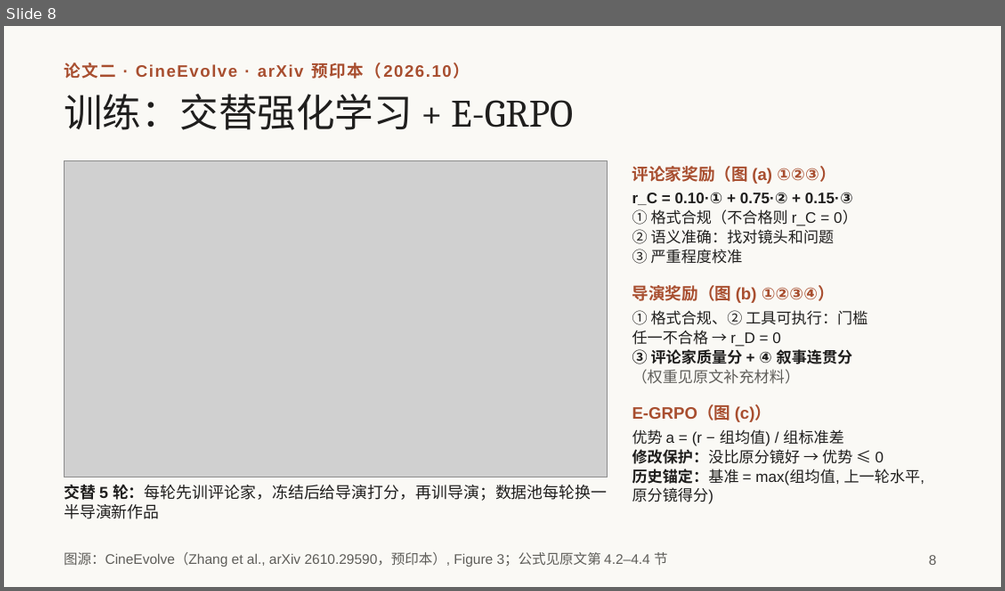
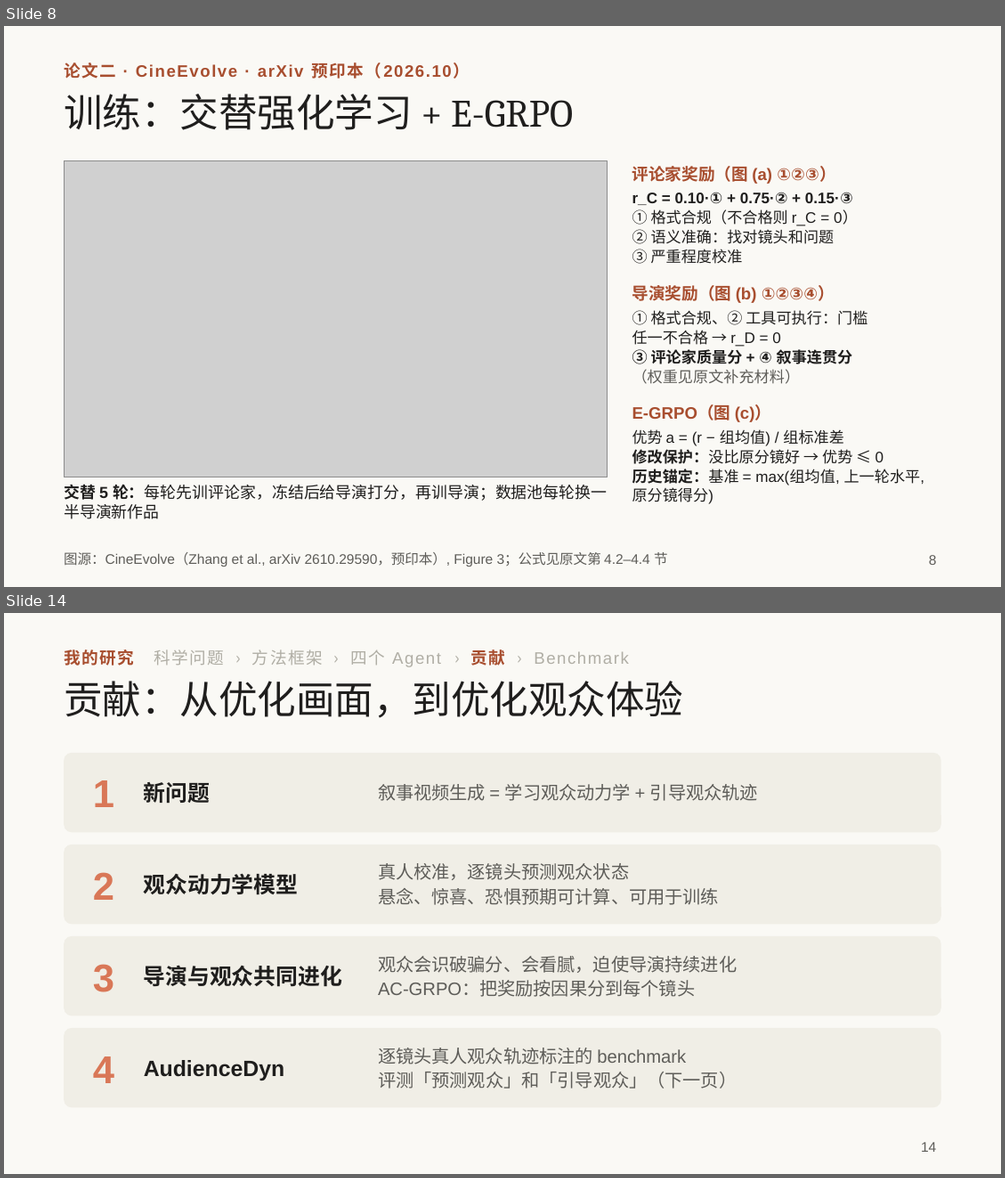
Before and after one commit to irving-2222/ICML, a slide deck: talk/研究分享_从多智能体协作到自进化.pptx. Shown one above the other, each under a label of ours: slide 8 before the commit, slides 8 and 14 after it; the slides between them are not shown. The pictures are 1005x591 and 1005x1178 pixels, drawn with LibreOffice and Linux fonts; fonts in the diff are those of the drawing; grey boxes stand for pictures. Boxes give left, top, right and bottom in pixels: in the first picture for what was removed or moved away, otherwise in the second. Text is boxed around its words. In the diff, an @@ line names an element or a change of style, - is before the commit and + after.

```diff
--- a/talk/研究分享_从多智能体协作到自进化.pptx
+++ b/talk/研究分享_从多智能体协作到自进化.pptx
@@ slide 14 added at (x1=4, y1=613, x2=1001, y2=1174), background #FAF9F5 @@
@@ text added at (x1=64, y1=649, x2=629, y2=667), 12 pt, text #B0AEA5 @@
+我的研究 科学问题 › 方法框架 › 四个 Agent › 贡献 › Benchmark
@@ title added at (x1=64, y1=681, x2=683, y2=718), 28 pt, text #1F1E1D @@
+贡献：从优化画面，到优化观众体验
@@ rounded rectangle added at (x1=64, y1=753, x2=941, y2=832), fill #F0EEE6 @@
@@ text added at (x1=93, y1=780, x2=114, y2=807), 28 pt, text #D97757, bold @@
+1
@@ text added at (x1=144, y1=782, x2=210, y2=803), 16 pt, text #1F1E1D, bold @@
+新问题
@@ text added at (x1=378, y1=784, x2=758, y2=801), 13 pt, text #5E5D59 @@
+叙事视频生成 = 学习观众动力学 + 引导观众轨迹
@@ rounded rectangle added at (x1=64, y1=844, x2=941, y2=924), fill #F0EEE6 @@
@@ text added at (x1=93, y1=872, x2=114, y2=900), 28 pt, text #D97757, bold @@
+2
@@ text added at (x1=144, y1=873, x2=299, y2=895), 16 pt, text #1F1E1D, bold @@
+观众动力学模型
@@ text added at (x1=378, y1=863, x2=719, y2=905), 13 pt, text #5E5D59 @@
+真人校准，逐镜头预测观众状态
+悬念、惊喜、恐惧预期可计算、可用于训练
@@ rounded rectangle added at (x1=64, y1=936, x2=941, y2=1015), fill #F0EEE6 @@
@@ text added at (x1=378, y1=956, x2=736, y2=997), 13 pt, text #5E5D59 @@
+观众会识破骗分、会看腻，迫使导演持续进化
+AC-GRPO：把奖励按因果分到每个镜头
@@ text added at (x1=93, y1=964, x2=114, y2=992), 28 pt, text #D97757, bold @@
+3
@@ text added at (x1=144, y1=965, x2=342, y2=987), 16 pt, text #1F1E1D, bold @@
+导演与观众共同进化
@@ rounded rectangle added at (x1=64, y1=1028, x2=941, y2=1108), fill #F0EEE6 @@
@@ text added at (x1=93, y1=1056, x2=114, y2=1083), 28 pt, text #D97757, bold @@
+4
@@ text added at (x1=144, y1=1060, x2=284, y2=1080), 16 pt, text #1F1E1D, bold @@
+AudienceDyn
@@ text added at (x1=378, y1=1047, x2=736, y2=1088), 13 pt, text #5E5D59 @@
+逐镜头真人观众轨迹标注的 benchmark
+评测「预测观众」和「引导观众」（下一页）
@@ page number added at (x1=921, y1=1142, x2=936, y2=1151), 10 pt, text #5E5D59 @@
+14
```
Also in this commit, not shown: 6 slides changed, 2 other slides added, 4 slides removed, 1 other file.
